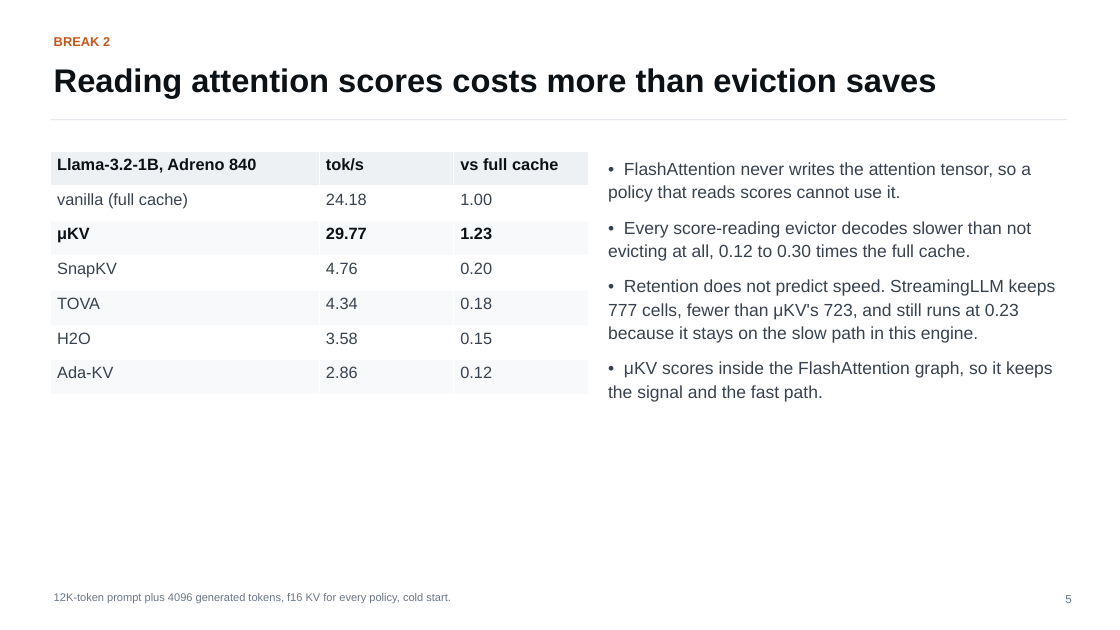
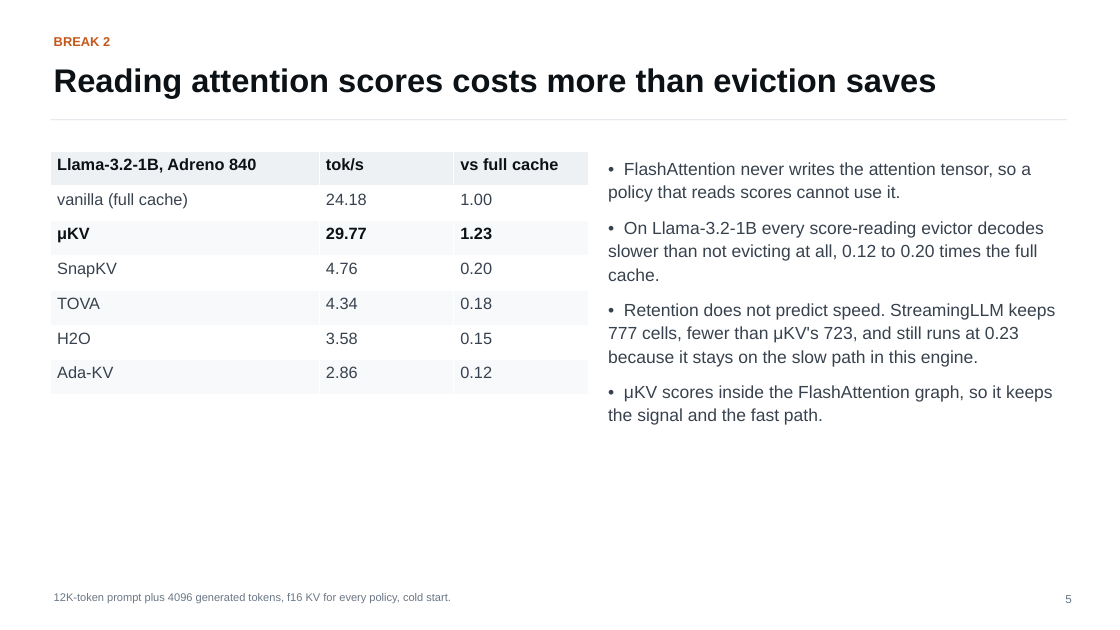
Before and after one commit to Romyull-Islam/EndurKV, a slide deck: slide 5 of muKV_paper_talk.pptx. Drawn at 1120x630 pixels with LibreOffice and Linux fonts; fonts in the diff are those of the drawing. Boxes give left, top, right and bottom in pixels: in the first picture for what was removed or moved away, otherwise in the second. Text is boxed around its words. In the diff, an @@ line names an element or a change of style, - is before the commit and + after.

```diff
--- a/muKV_paper_talk.pptx
+++ b/muKV_paper_talk.pptx
@@ text at bbox=[608, 221, 1044, 281]: text changed @@
-• Every score-reading evictor decodes slower than not evicting at all, 0.12 to 0.30 times the full cache.
+• On Llama-3.2-1B every score-reading evictor decodes slower than not evicting at all, 0.12 to 0.20 times the full cache.
```
Also in this commit, not shown: 4 other slides changed, 8 other files.
